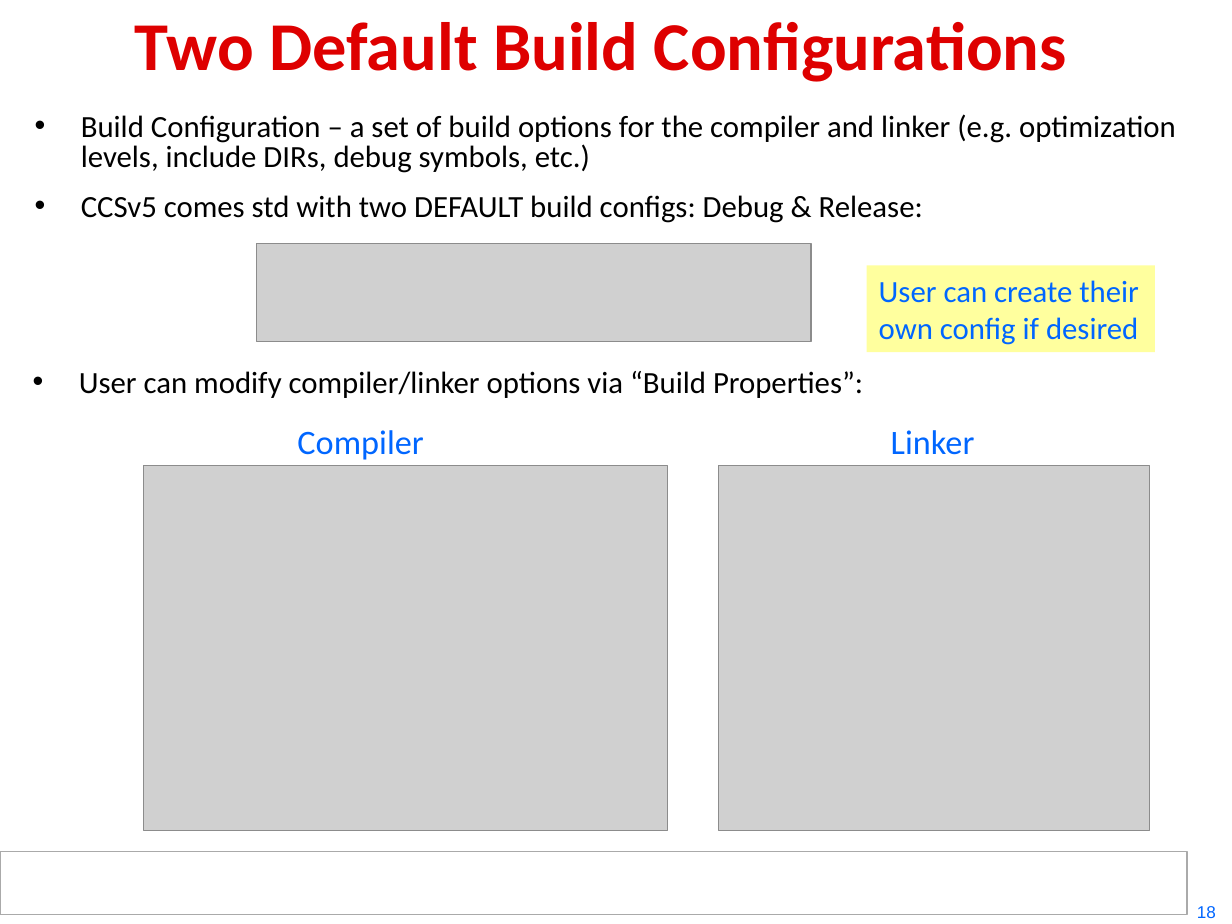
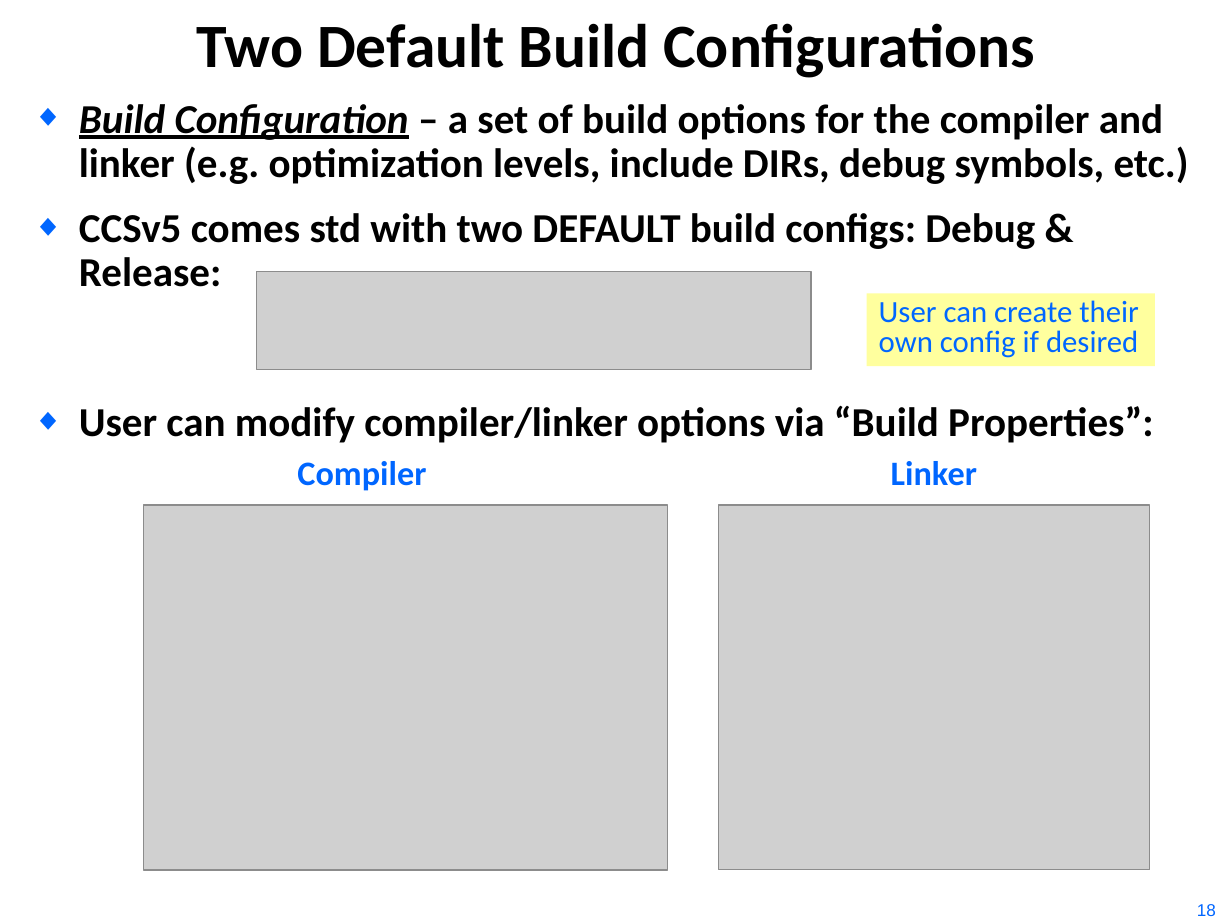
Before and after one commit to hari1989/keystone-workshop, a slide deck: slide 18 of slides/Intro to CCSv5.pptx. Drawn at 1232x924 pixels with LibreOffice and Linux fonts; fonts in the diff are those of the drawing; grey boxes stand for pictures; background and template pictures are left out. Boxes give left, top, right and bottom in pixels: in the first picture for what was removed or moved away, otherwise in the second. Text is boxed around its words. In the diff, an @@ line names an element or a change of style, - is before the commit and + after.

```diff
--- a/slides/Intro to CCSv5.pptx
+++ b/slides/Intro to CCSv5.pptx
@@ title "Two Default Build Configurations": place and size @@
-title "Two Default Build Configurations" at (135,22,1067,82)
+title "Two Default Build Configurations" at (196,23,1035,78)
@@ title "Two Default Build Configurations" at (196,23,1035,78): size 40 to 36 pt, text colour #DE0000 to #000000; line spacing 0.85 to 1; vertical alignment middle to top @@
@@ text "Build Configuration – a set ...": place and size @@
-text "Build Configuration – a set ..." at (81,114,1176,223)
+text "Build Configuration – a set ..." at (79,104,1189,287)
@@ text "Build Configuration – a set ..." at (79,104,1189,287): size 18 to 24 pt, bold on; italic on, underline on in "Build Configuration"; bullet • to ◆; line spacing 0.8 to 0.9 @@
@@ picture: place and size @@
-picture at (256,244,811,342)
+picture at (256,271,811,370)
@@ rectangle "User can create their own ..." at (866,293,1154,366): line spacing 1 to 0.8; more space between paragraphs @@
@@ rectangle "User can create their own ...": place and size @@
-rectangle "User can create their own ..." at (866,265,1154,352)
+rectangle "User can create their own ..." at (866,293,1154,366)
@@ text "User can modify compiler/linker options ...": place and size @@
-text "User can modify compiler/linker options ..." at (79,371,863,398)
+text "User can modify compiler/linker options ..." at (79,406,1153,443)
@@ text "User can modify compiler/linker options ..." at (79,406,1153,443): size 18 to 24 pt, bold on; bullet • to ◆; line spacing 0.8 to 0.9 @@
@@ text "Compiler" at (297,461,426,491): bold on; line spacing 1 to 0.8; more space between paragraphs @@
@@ 2 pictures, 2 texts: place and size @@
-2 pictures, 2 texts at (144,430,1149,830)
+2 pictures, 2 texts at (144,461,1149,870)
@@ text "Linker" at (891,461,977,486): bold on; line spacing 1 to 0.8; more space between paragraphs @@
@@ rectangle removed at (0,851,1188,914) @@
@@ rectangle removed at (6,853,1184,914) @@
@@ rectangle added at (31,866,1201,918), fill #FFFFFF @@
@@ text "18" at (1197,904,1216,916): line spacing 1 to 0.8; more space between paragraphs @@
```
Also in this commit, not shown: 18 other slides changed, 4 slides added, 4 slides removed, 2 other files.
